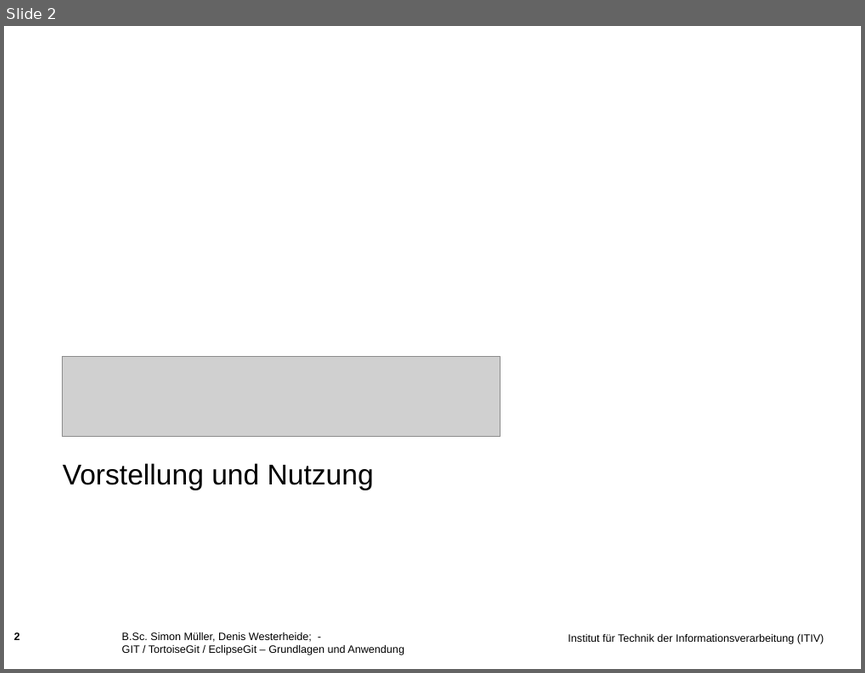
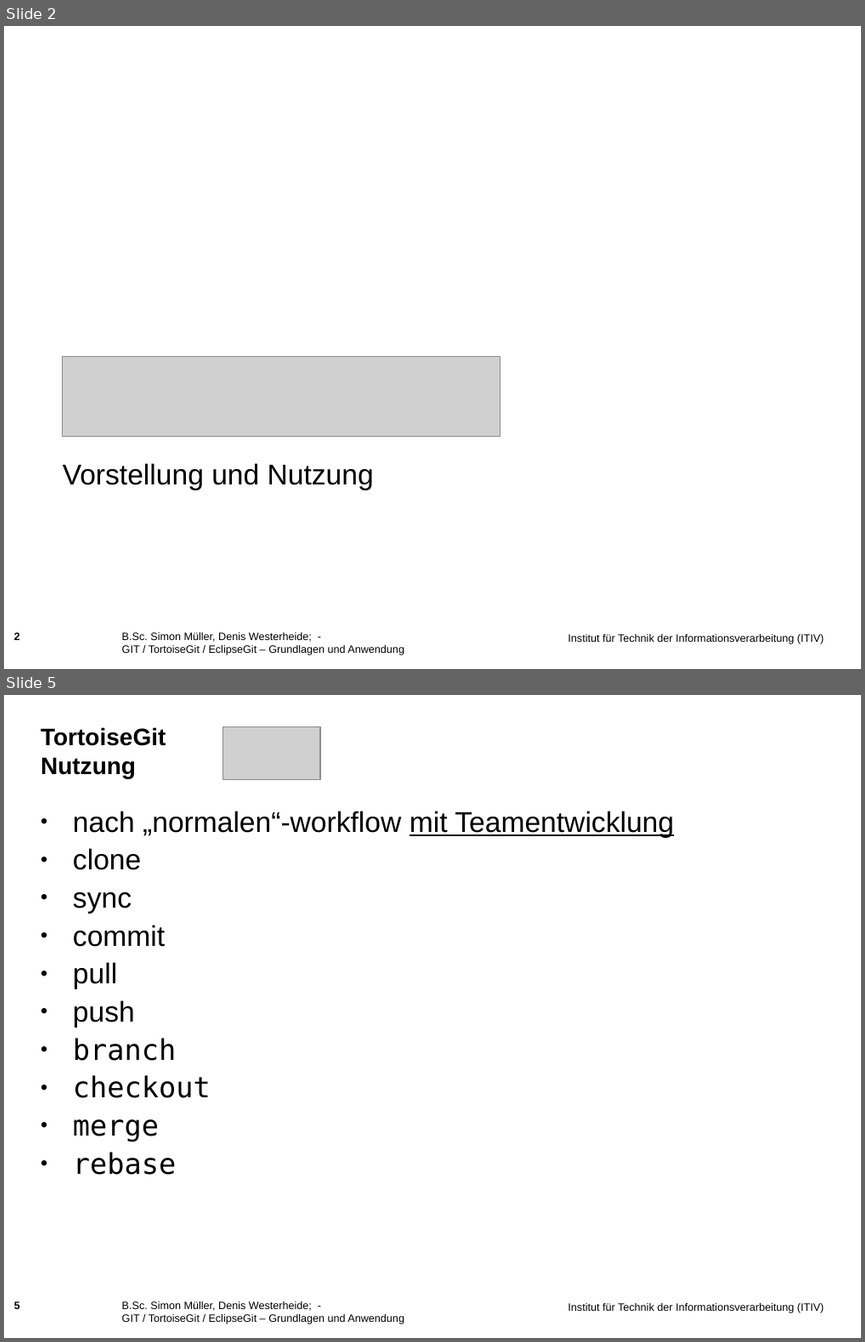
Before and after one commit to muellesi/PSE_2018, a slide deck: Präsentation/Denis/Praesentationsfolien_Denis.ppt. Shown one above the other, each under a label of ours: slide 2 before the commit, slides 2 and 5 after it; the slides between them are not shown. The pictures are 865x673 and 865x1342 pixels, drawn with LibreOffice and Linux fonts; fonts in the diff are those of the drawing; grey boxes stand for pictures; background and template pictures are left out. Boxes give left, top, right and bottom in pixels: in the first picture for what was removed or moved away, otherwise in the second. Text is boxed around its words. In the diff, an @@ line names an element or a change of style, - is before the commit and + after.

```diff
--- a/Präsentation/Denis/Praesentationsfolien_Denis.ppt
+++ b/Präsentation/Denis/Praesentationsfolien_Denis.ppt
@@ slide 5 added at [4, 695, 861, 1338], background picture (left out); not listed: 1 template element that a slide beside it also shows @@
@@ title added at [41, 727, 166, 778], 20 pt, text #000000, bold @@
+TortoiseGit
+Nutzung
@@ picture added at [223, 727, 320, 780] @@
@@ text added at [73, 811, 674, 1174], 24 pt, text #000000 @@
+• nach „normalen“-workflow mit Teamentwicklung
+• clone
+• sync
+• commit
+• pull
+• push
+• branch
+• checkout
+• merge
+• rebase
@@ page number added at [14, 1300, 20, 1311], 9 pt, text #000000, bold @@
+5
@@ text added at [122, 1301, 404, 1324], 9 pt, text #000000 @@
+B.Sc. Simon Müller, Denis Westerheide; - GIT / TortoiseGit / EclipseGit – Grundlagen und Anwendung
```
Also in this commit, not shown: 6 slides changed.
